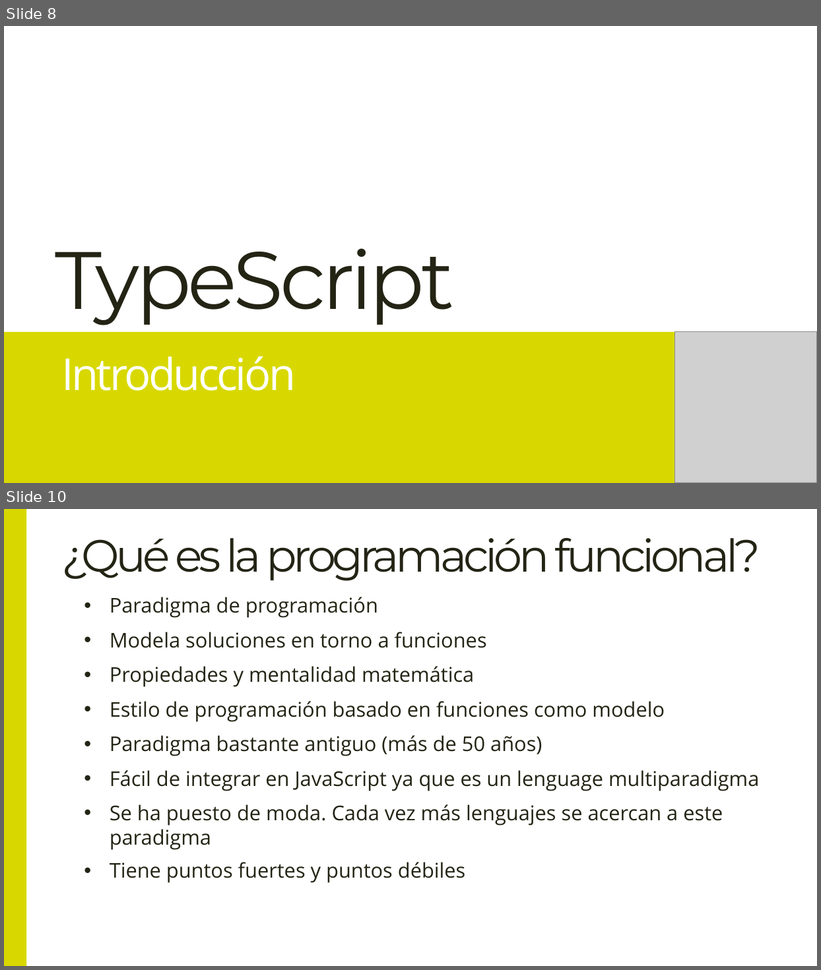
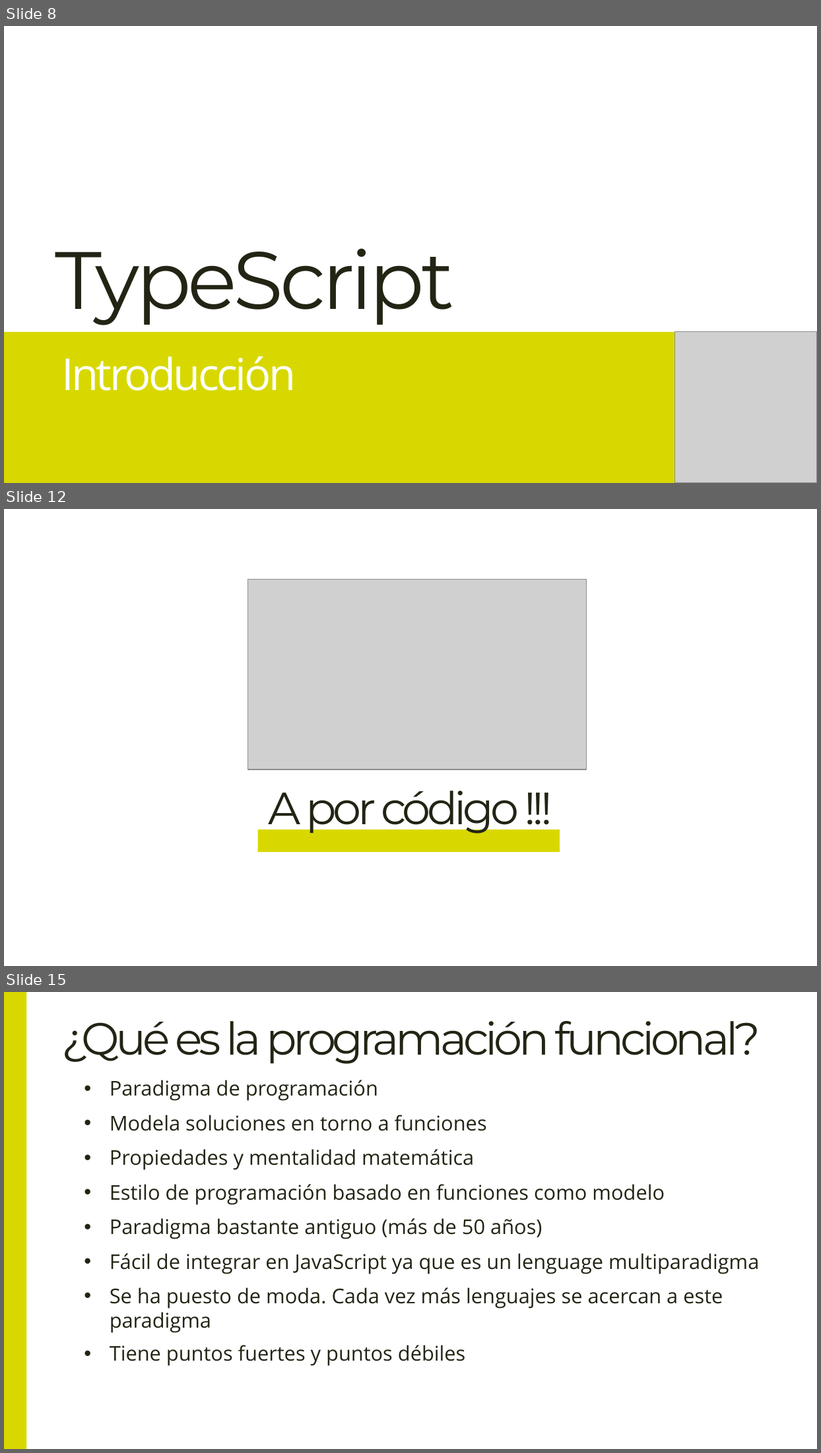
Before and after one commit to Lemoncode/language-sessions, a slide deck: 00 teoría/Language Sessions.pptx. Shown one above the other, each under a label of ours: slides 8 and 10 before the commit, slides 8, 12 and 15 after it; the slides between them are not shown. The pictures are 821x970 and 821x1453 pixels, drawn with LibreOffice and Linux fonts; fonts in the diff are those of the drawing; grey boxes stand for pictures. Boxes give left, top, right and bottom in pixels: in the first picture for what was removed or moved away, otherwise in the second. Text is boxed around its words. In the diff, an @@ line names an element or a change of style, - is before the commit and + after.

```diff
--- a/00 teoría/Language Sessions.pptx
+++ b/00 teoría/Language Sessions.pptx
@@ slide 12 added at (4, 509, 817, 966), background #FFFFFF @@
@@ picture added at (248, 579, 587, 769) @@
@@ text added at (268, 791, 519, 835), 40 pt, text #242415 @@
+A por código !!!
@@ rectangle added at (258, 830, 560, 853), fill #D8D800 @@
@@ what was slide 10 is now slide 15 @@
```
Also in this commit, not shown: 3 slides changed, 3 other slides added, 13 other files.
